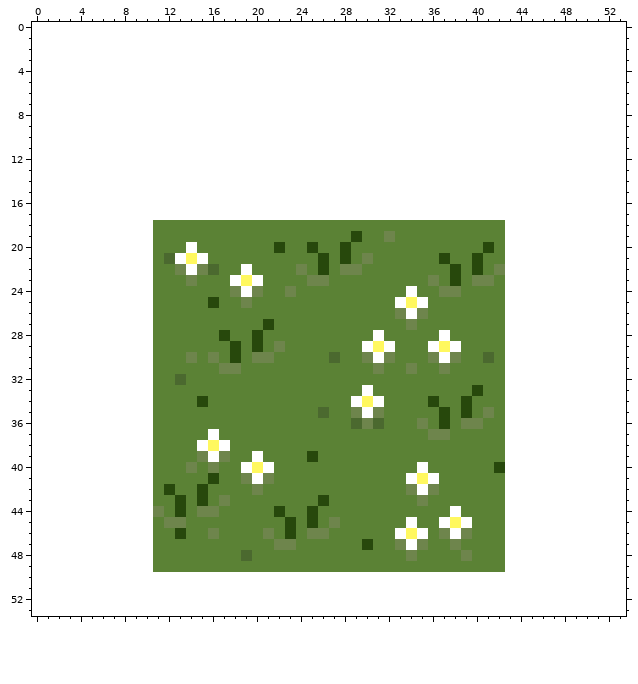
Two states of a pixel-art sprite, Assets/Sprite/Map/Grass/Grass2.png. That is the earlier state.
The file is 32x32 pixels. The old version is drawn lined up with the new one, on the new canvas.
After:
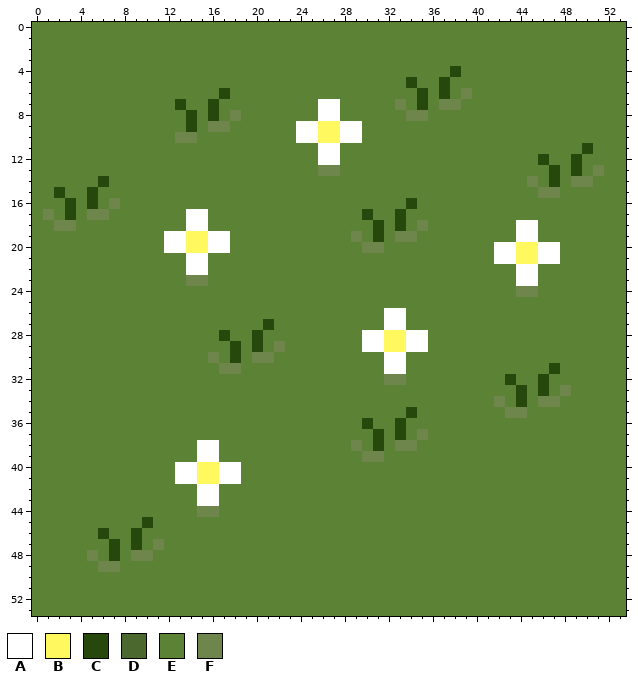
Palette (. is transparent): A #ffffff  B #fff85f  C #27480c  D #4b692f  E #5b8235  F #6e854c
Commit message: [CODE] Update orthographic size and grass sprite pixel per unit
The exact change:
canvas 32x32 -> 54x54, the old top-left corner now at 11,18
y 0..3: x 0..53 ...................................................... -> EEEEEEEEEEEEEEEEEEEEEEEEEEEEEEEEEEEEEEEEEEEEEEEEEEEEEE
y 4: x 0..53 ...................................................... -> EEEEEEEEEEEEEEEEEEEEEEEEEEEEEEEEEEEEEECEEEEEEEEEEEEEEE
y 5: x 0..53 ...................................................... -> EEEEEEEEEEEEEEEEEEEEEEEEEEEEEEEEEECEECEEEEEEEEEEEEEEEE
y 6: x 0..53 ...................................................... -> EEEEEEEEEEEEEEEEECEEEEEEEEEEEEEEEEECECEFEEEEEEEEEEEEEE
y 7: x 0..53 ...................................................... -> EEEEEEEEEEEEECEECEEEEEEEEEAAEEEEEFECEFFEEEEEEEEEEEEEEE
y 8: x 0..53 ...................................................... -> EEEEEEEEEEEEEECECEFEEEEEEEAAEEEEEEFFEEEEEEEEEEEEEEEEEE
y 9: x 0..53 ...................................................... -> EEEEEEEEEEEEEECEFFEEEEEEAABBAAEEEEEEEEEEEEEEEEEEEEEEEE
y 10: x 0..53 ...................................................... -> EEEEEEEEEEEEEFFEEEEEEEEEAABBAAEEEEEEEEEEEEEEEEEEEEEEEE
y 11: x 0..53 ...................................................... -> EEEEEEEEEEEEEEEEEEEEEEEEEEAAEEEEEEEEEEEEEEEEEEEEEECEEE
y 12: x 0..53 ...................................................... -> EEEEEEEEEEEEEEEEEEEEEEEEEEAAEEEEEEEEEEEEEEEEEECEECEEEE
y 13: x 0..53 ...................................................... -> EEEEEEEEEEEEEEEEEEEEEEEEEEFFEEEEEEEEEEEEEEEEEEECECEFEE
y 14: x 0..53 ...................................................... -> EEEEEECEEEEEEEEEEEEEEEEEEEEEEEEEEEEEEEEEEEEEEFECEFFEEE
y 15: x 0..53 ...................................................... -> EECEECEEEEEEEEEEEEEEEEEEEEEEEEEEEEEEEEEEEEEEEEFFEEEEEE
y 16: x 0..53 ...................................................... -> EEECECEFEEEEEEEEEEEEEEEEEEEEEEEEEECEEEEEEEEEEEEEEEEEEE
y 17: x 0..53 ...................................................... -> EFECEFFEEEEEEEAAEEEEEEEEEEEEEECEECEEEEEEEEEEEEEEEEEEEE
y 18: x 0..10 ........... -> EEFFEEEEEEE; x 14..15 EE -> AA; x 31 E -> C; x 33 E -> C; x 35 E -> F; x 43..53 ........... -> EAAEEEEEEEE
y 19: x 0..10 ........... -> EEEEEEEEEEE; x 12..17 EEEEEE -> AABBAA; x 29 C -> F; x 31..34 EFEE -> CEFF; x 43..53 ........... -> EAAEEEEEEEE
y 20: x 0..10 ........... -> EEEEEEEEEEE; x 12..17 EEAEEE -> AABBAA; x 22 C -> E; x 25 C -> E; x 28 C -> E; x 30..31 EE -> FF; x 41..53 CE........... -> EAABBAAEEEEEE
y 21: x 0..10 ........... -> EEEEEEEEEEE; x 12..14 DAB -> EEA; x 26 C -> E; x 28 C -> E; x 30 F -> E; x 37 C -> E; x 40 C -> E; x 42..53 E........... -> AABBAAEEEEEE
y 22: x 0..10 ........... -> EEEEEEEEEEE; x 13 F -> E; x 15..16 FD -> AE; x 19 A -> E; x 24 F -> E; x 26 C -> E; x 28..29 FF -> EE; x 38 C -> E; x 40 C -> E; x 42..53 F........... -> EEAAEEEEEEEE
y 23: x 0..10 ........... -> EEEEEEEEEEE; x 15 E -> F; x 18..20 ABA -> EEE; x 25..26 FF -> EE; x 36 F -> E; x 38 C -> E; x 40..41 FF -> EE; x 43..53 ........... -> EAAEEEEEEEE
y 24: x 0..10 ........... -> EEEEEEEEEEE; x 18..20 FAF -> EEE; x 23 F -> E; x 34 A -> E; x 37..38 FF -> EE; x 43..53 ........... -> EFFEEEEEEEE
y 25: x 0..10 ........... -> EEEEEEEEEEE; x 16 C -> E; x 19 F -> E; x 33..35 ABA -> EEE; x 43..53 ........... -> EEEEEEEEEEE
y 26: x 0..10 ........... -> EEEEEEEEEEE; x 32..35 EFAF -> AAEE; x 43..53 ........... -> EEEEEEEEEEE
y 27: x 0..10 ........... -> EEEEEEEEEEE; x 32..34 EEF -> AAE; x 43..53 ........... -> EEEEEEEEEEE
y 28: x 0..10 ........... -> EEEEEEEEEEE; x 30 E -> A; x 32..35 EEEE -> BBAA; x 37 A -> E; x 43..53 ........... -> EEEEEEEEEEE
y 29: x 0..10 ........... -> EEEEEEEEEEE; x 31..38 BAEEEABA -> ABBAAEEE; x 43..53 ........... -> EEEEEEEEEEE
y 30: x 0..10 ........... -> EEEEEEEEEEE; x 14 F -> E; x 27 D -> E; x 30..33 FAFE -> EEAA; x 36..38 FAF -> EEE; x 41 D -> E; x 43..53 ........... -> EEEEEEEEEEE
y 31: x 0..10 ........... -> EEEEEEEEEEE; x 31..34 FEEF -> EAAE; x 37 F -> E; x 43..53 ........... -> EEEECEEEEEE
y 32: x 0..10 ........... -> EEEEEEEEEEE; x 13 D -> E; x 32..33 EE -> FF; x 43..53 ........... -> CEECEEEEEEE
y 33: x 0..10 ........... -> EEEEEEEEEEE; x 30 A -> E; x 40 C -> E; x 43..53 ........... -> ECECEFEEEEE
y 34: x 0..10 ........... -> EEEEEEEEEEE; x 15 C -> E; x 29..31 ABA -> EEE; x 36 C -> E; x 39 C -> E; x 42..53 E........... -> FECEFFEEEEEE
y 35: x 0..10 ........... -> EEEEEEEEEEE; x 26 D -> E; x 29..31 FAF -> EEE; x 34 E -> C; x 37 C -> E; x 39 C -> E; x 41 F -> E; x 43..53 ........... -> FFEEEEEEEEE
y 36: x 0..10 ........... -> EEEEEEEEEEE; x 29..31 DFD -> ECE; x 33 E -> C; x 35 F -> E; x 37 C -> E; x 39..40 FF -> EE; x 43..53 ........... -> EEEEEEEEEEE
y 37: x 0..10 ........... -> EEEEEEEEEEE; x 16 A -> E; x 31 E -> C; x 33 E -> C; x 35..37 EFF -> FEE; x 43..53 ........... -> EEEEEEEEEEE
y 38: x 0..10 ........... -> EEEEEEEEEEE; x 16..17 BA -> AE; x 29 E -> F; x 31 E -> C; x 33..34 EE -> FF; x 43..53 ........... -> EEEEEEEEEEE
y 39: x 0..10 ........... -> EEEEEEEEEEE; x 15 F -> A; x 17 F -> E; x 20 A -> E; x 25 C -> E; x 30..31 EE -> FF; x 43..53 ........... -> EEEEEEEEEEE
y 40: x 0..10 ........... -> EEEEEEEEEEE; x 13..21 EFEFEEABA -> AABBAAEEE; x 35 A -> E; x 42..53 C........... -> EEEEEEEEEEEE
y 41: x 0..10 ........... -> EEEEEEEEEEE; x 13..21 EEECEEFAF -> AABBAAEEE; x 34..36 ABA -> EEE; x 43..53 ........... -> EEEEEEEEEEE
y 42: x 0..10 ........... -> EEEEEEEEEEE; x 12 C -> E; x 15..16 CE -> AA; x 20 F -> E; x 34..36 FAF -> EEE; x 43..53 ........... -> EEEEEEEEEEE
y 43: x 0..10 ........... -> EEEEEEEEEEE; x 13 C -> E; x 15..17 CEF -> AAE; x 26 C -> E; x 35 F -> E; x 43..53 ........... -> EEEEEEEEEEE
y 44: x 0..11 ...........F -> EEEEEEEEEEEE; x 13 C -> E; x 22 C -> E; x 25 C -> E; x 38 A -> E; x 43..53 ........... -> EEEEEEEEEEE
y 45: x 0..10 ........... -> EEEEEEEEEEC; x 12..13 FF -> EE; x 23 C -> E; x 25 C -> E; x 27 F -> E; x 34 A -> E; x 37..39 ABA -> EEE; x 43..53 ........... -> EEEEEEEEEEE
y 46: x 0..10 ........... -> EEEEEECEECE; x 13 C -> E; x 16 F -> E; x 21 F -> E; x 23 C -> E; x 25..26 FF -> EE; x 33..35 ABA -> EEE; x 37..39 FAF -> EEE; x 43..53 ........... -> EEEEEEEEEEE
y 47: x 0..11 ...........E -> EEEEEEECECEF; x 22..23 FF -> EE; x 30 C -> E; x 33..35 FAF -> EEE; x 38 F -> E; x 43..53 ........... -> EEEEEEEEEEE
y 48: x 0..10 ........... -> EEEEEFECEFF; x 19 D -> E; x 34 F -> E; x 39 F -> E; x 43..53 ........... -> EEEEEEEEEEE
y 49: x 0..10 ........... -> EEEEEEFFEEE; x 43..53 ........... -> EEEEEEEEEEE
y 50..53: x 0..53 ...................................................... -> EEEEEEEEEEEEEEEEEEEEEEEEEEEEEEEEEEEEEEEEEEEEEEEEEEEEEE
